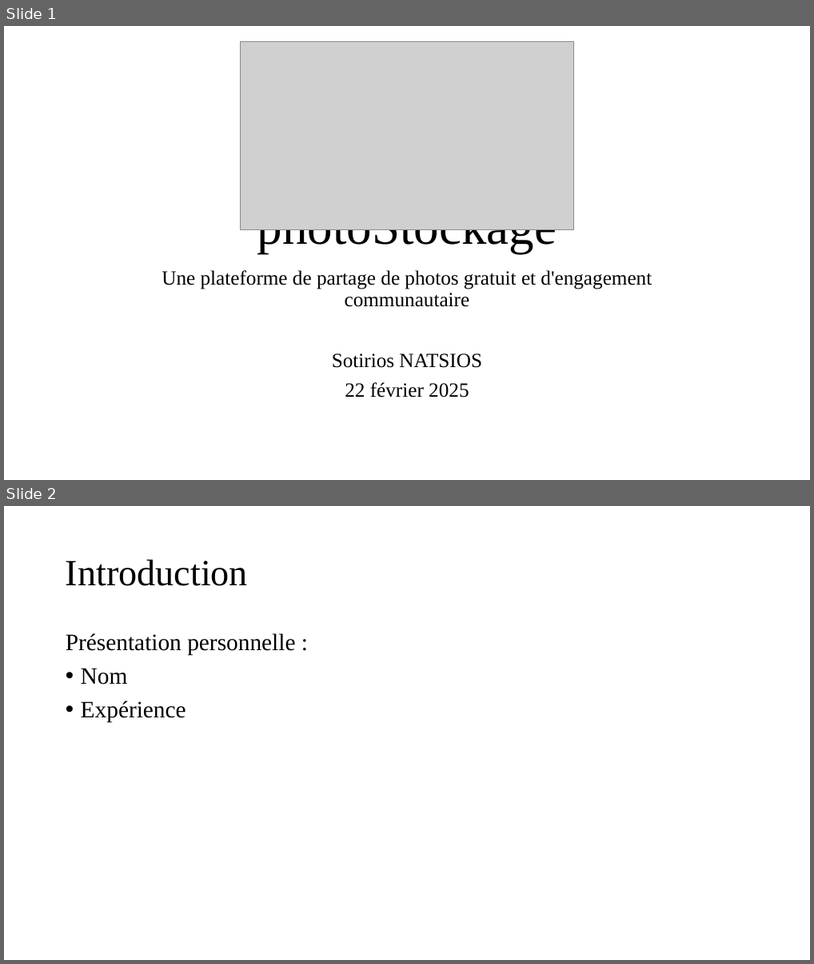
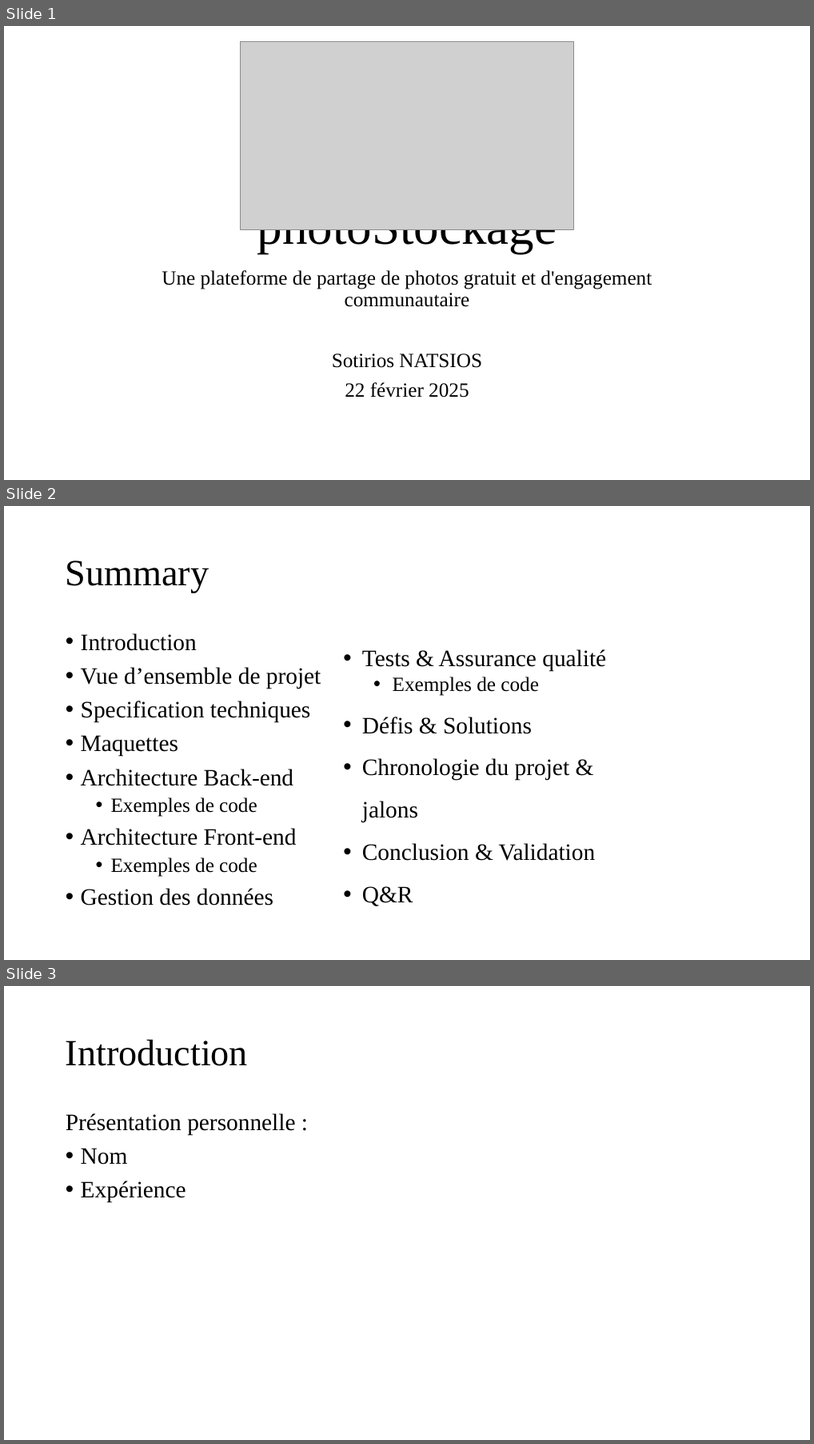
Before and after one commit to EsFrost/m2i_projet, a slide deck: to_send/presentation_fr.pptx. Shown one above the other, each under a label of ours: slides 1 and 2 before the commit, slides 1, 2 and 3 after it. The pictures are 814x964 and 814x1444 pixels, drawn with LibreOffice and Linux fonts; fonts in the diff are those of the drawing; grey boxes stand for pictures. Boxes give left, top, right and bottom in pixels: in the first picture for what was removed or moved away, otherwise in the second. Text is boxed around its words. In the diff, an @@ line names an element or a change of style, - is before the commit and + after.

```diff
--- a/to_send/presentation_fr.pptx
+++ b/to_send/presentation_fr.pptx
@@ slide 2 added at <box>4,506,810,960</box>, background #FFFFFF @@
@@ title added at <box>66,560,210,593</box>, 44 pt, text #000000 @@
+Summary
@@ text added at <box>81,633,321,905</box>, 28 pt, text #000000 @@
+• Introduction
+• Vue d’ensemble de projet
+• Specification techniques
+• Maquettes
+• Architecture Back-end
+  • Exemples de code
+• Architecture Front-end
+  • Exemples de code
+• Gestion des données
@@ text added at <box>362,649,606,906</box>, 28 pt, text #000000 @@
+• Tests & Assurance qualité
+  • Exemples de code
+• Défis & Solutions
+• Chronologie du projet & jalons
+• Conclusion & Validation
+• Q&R
@@ what was slide 2 is now slide 3 @@
```
Also in this commit, not shown: 9 slides changed, 1 other slide added.
